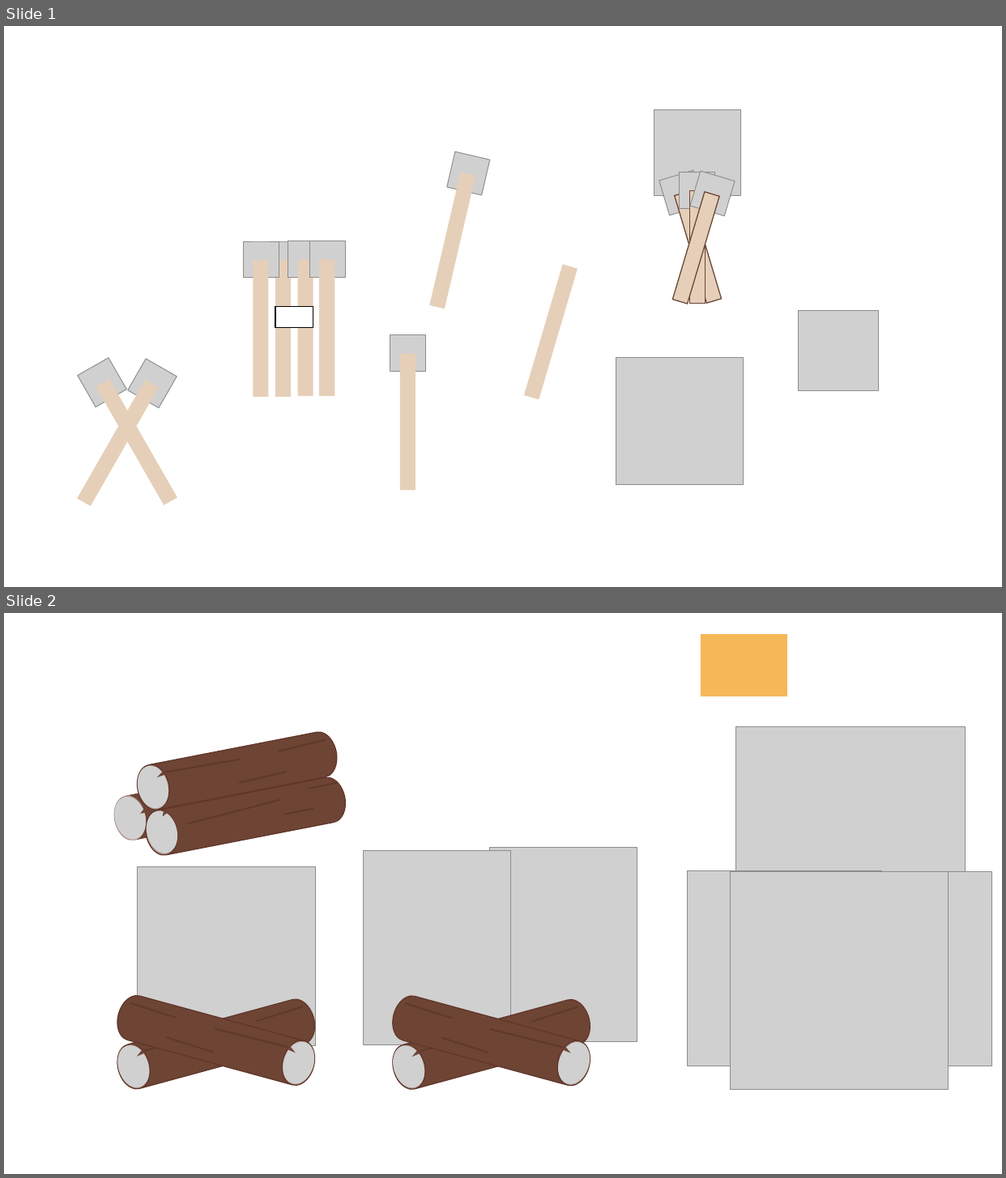
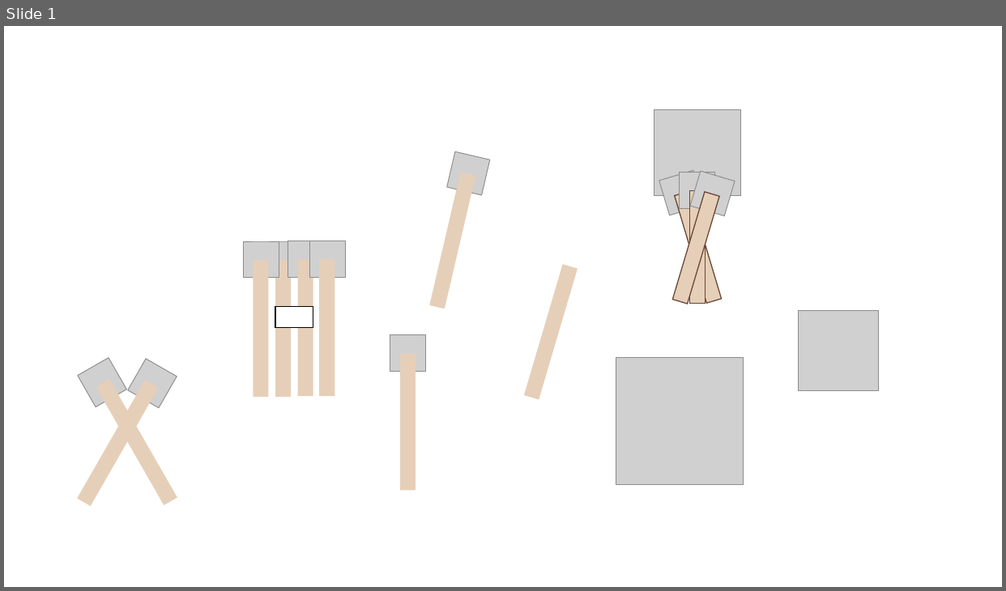
Before and after one commit to Ematusz/Litness, a slide deck: litorshiticons.pptx. Shown one above the other, each under a label of ours: slides 1 and 2 before the commit, slide 1 after it. The pictures are 1006x1178 and 1006x591 pixels, drawn with LibreOffice and Linux fonts; fonts in the diff are those of the drawing; grey boxes stand for pictures. Boxes give left, top, right and bottom in pixels: in the first picture for what was removed or moved away, otherwise in the second. Text is boxed around its words. In the diff, an @@ line names an element or a change of style, - is before the commit and + after.

```diff
--- a/litorshiticons.pptx
+++ b/litorshiticons.pptx
@@ slide 2 removed at [4,613,1002,1174], background #FFFFFF @@
@@ rectangle removed at [701,634,788,697] @@
@@ group removed at [110,730,349,858]: 6 lines, 3 cylinders, 3 pictures, 3 triangles @@
@@ group removed at [687,726,992,1090]: 4 pictures, 2 rectangles @@
@@ group removed at [113,867,320,1093]: 6 lines, 3 pictures, 2 cylinders, 2 triangles @@
@@ group removed at [364,847,637,1093]: 6 lines, 5 pictures, 2 cylinders, 2 triangles @@
```
Also in this commit, not shown: 2 slides changed, 1 slide added, 6 other files.
